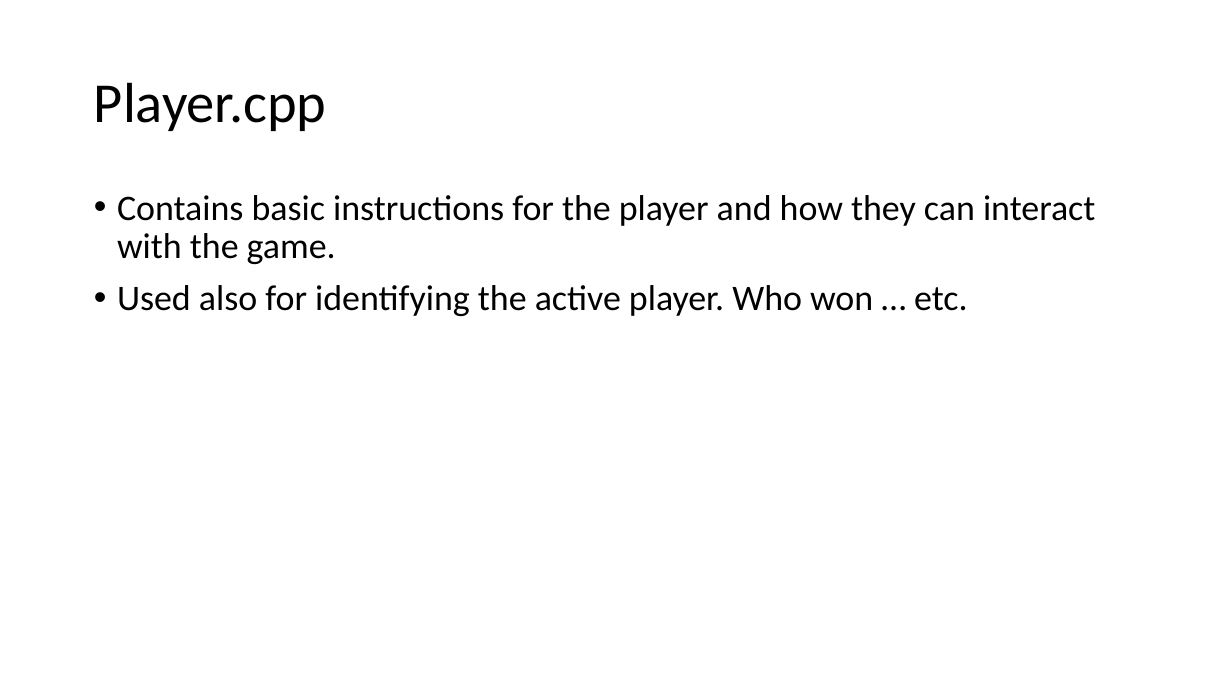
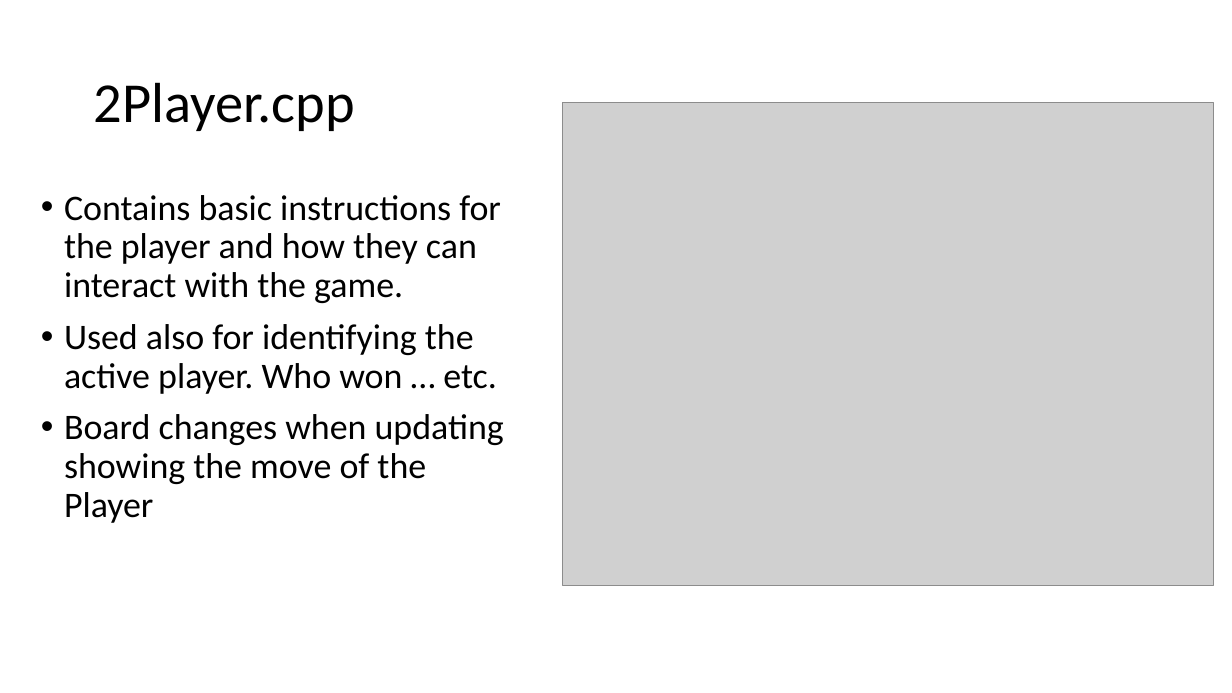
Before and after one commit to lizzyavery/EC327Project, a slide deck: slide 4 of doc/ProjectArchitecture.pptx (slide 5 before the commit). Drawn at 1232x693 pixels with LibreOffice and Linux fonts; fonts in the diff are those of the drawing; grey boxes stand for pictures. Boxes give left, top, right and bottom in pixels: in the first picture for what was removed or moved away, otherwise in the second. Text is boxed around its words. In the diff, an @@ line names an element or a change of style, - is before the commit and + after.

```diff
--- a/doc/ProjectArchitecture.pptx
+++ b/doc/ProjectArchitecture.pptx
@@ title at <box>94,82,355,131</box>: text changed @@
-Player.cpp
+2Player.cpp
@@ picture added at <box>563,103,1214,585</box> @@
@@ text "Contains basic instructions for the ...": place and size @@
-text "Contains basic instructions for the ..." at <box>117,195,1095,316</box>
+text "Contains basic instructions for the ..." at <box>64,195,504,523</box>
@@ text at <box>64,414,504,523</box>: paragraph added @@
+• Board changes when updating showing the move of the Player
```
Also in this commit, not shown: 2 other slides changed, 3 slides added.
